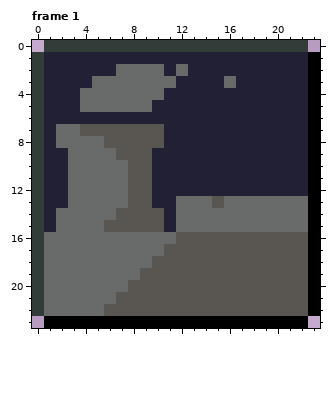
Edited in one commit: animated GIF sprite (public/gifs/block_1.gif). Above: the version before the commit.
The file is 96x96 pixels, drawn in blocks of 4x4; one block is one cell here. Shown: frame 1.
After:
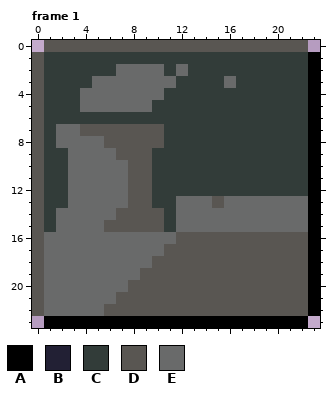
Palette (. is transparent): A #000000  B #222034  C #323c39  D #595652  E #696a6a
The exact change:
--- frame 1
@@ x 0..23 @@
- 0 .CCCCCCCCCCCCCCCCCCCCCC.
- 1 CBBBBBBBBBBBBBBBBBBBBBBA
- 2 CBBBBBBEEEEBEBBBBBBBBBBA
- 3 CBBBBEEEEEEEBBBBEBBBBBBA
- 4 CBBBEEEEEEEBBBBBBBBBBBBA
- 5 CBBBEEEEEEBBBBBBBBBBBBBA
- 6 CBBBBBBBBBBBBBBBBBBBBBBA
- 7 CBEEDDDDDDDBBBBBBBBBBBBA
- 8 CBEEEEDDDDDBBBBBBBBBBBBA
- 9 CBBEEEEDDDBBBBBBBBBBBBBA
-10 CBBEEEEEDDBBBBBBBBBBBBBA
-11 CBBEEEEEDDBBBBBBBBBBBBBA
-12 CBBEEEEEDDBBBBBBBBBBBBBA
-13 CBBEEEEEDDBBEEEDEEEEEEEA
-14 CBEEEEEDDDDBEEEEEEEEEEEA
-15 CBEEEEDDDDDBEEEEEEEEEEEA
-16 CEEEEEEEEEEEDDDDDDDDDDDA
-17 CEEEEEEEEEEDDDDDDDDDDDDA
-18 CEEEEEEEEEDDDDDDDDDDDDDA
-19 CEEEEEEEEDDDDDDDDDDDDDDA
-20 CEEEEEEEDDDDDDDDDDDDDDDA
-21 CEEEEEEDDDDDDDDDDDDDDDDA
-22 CEEEEEDDDDDDDDDDDDDDDDDA
+ 0 .DDDDDDDDDDDDDDDDDDDDDD.
+ 1 DCCCCCCCCCCCCCCCCCCCCCCA
+ 2 DCCCCCCEEEECECCCCCCCCCCA
+ 3 DCCCCEEEEEEECCCCECCCCCCA
+ 4 DCCCEEEEEEECCCCCCCCCCCCA
+ 5 DCCCEEEEEECCCCCCCCCCCCCA
+ 6 DCCCCCCCCCCCCCCCCCCCCCCA
+ 7 DCEEDDDDDDDCCCCCCCCCCCCA
+ 8 DCEEEEDDDDDCCCCCCCCCCCCA
+ 9 DCCEEEEDDDCCCCCCCCCCCCCA
+10 DCCEEEEEDDCCCCCCCCCCCCCA
+11 DCCEEEEEDDCCCCCCCCCCCCCA
+12 DCCEEEEEDDCCCCCCCCCCCCCA
+13 DCCEEEEEDDCCEEEDEEEEEEEA
+14 DCEEEEEDDDDCEEEEEEEEEEEA
+15 DCEEEEDDDDDCEEEEEEEEEEEA
+16 DEEEEEEEEEEEDDDDDDDDDDDA
+17 DEEEEEEEEEEDDDDDDDDDDDDA
+18 DEEEEEEEEEDDDDDDDDDDDDDA
+19 DEEEEEEEEDDDDDDDDDDDDDDA
+20 DEEEEEEEDDDDDDDDDDDDDDDA
+21 DEEEEEEDDDDDDDDDDDDDDDDA
+22 DEEEEEDDDDDDDDDDDDDDDDDA
 23 .AAAAAAAAAAAAAAAAAAAAAA.
Where, in picture pixels (left, top, right, bottom), the same in both pictures:
changed: (32, 40, 308, 316)
